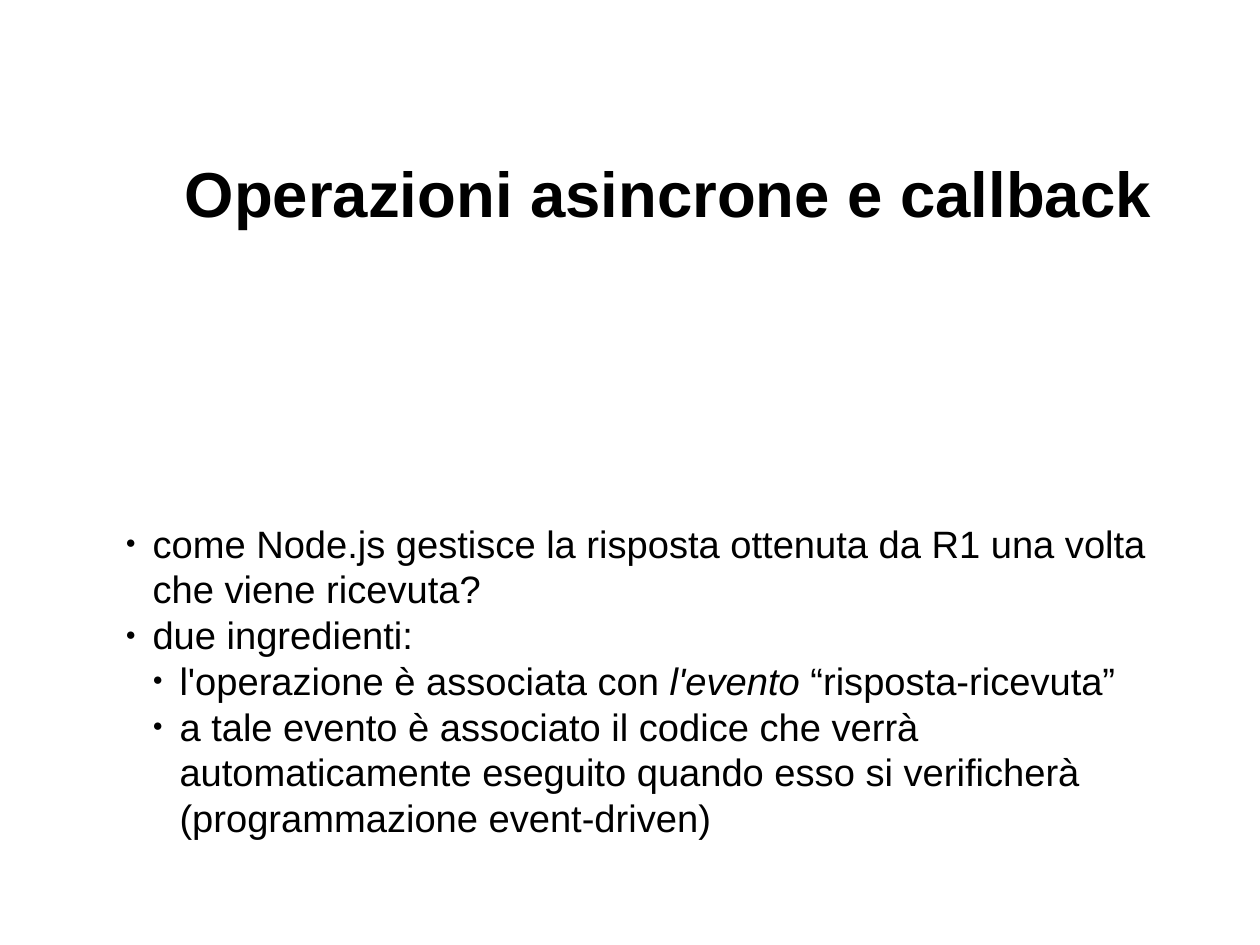
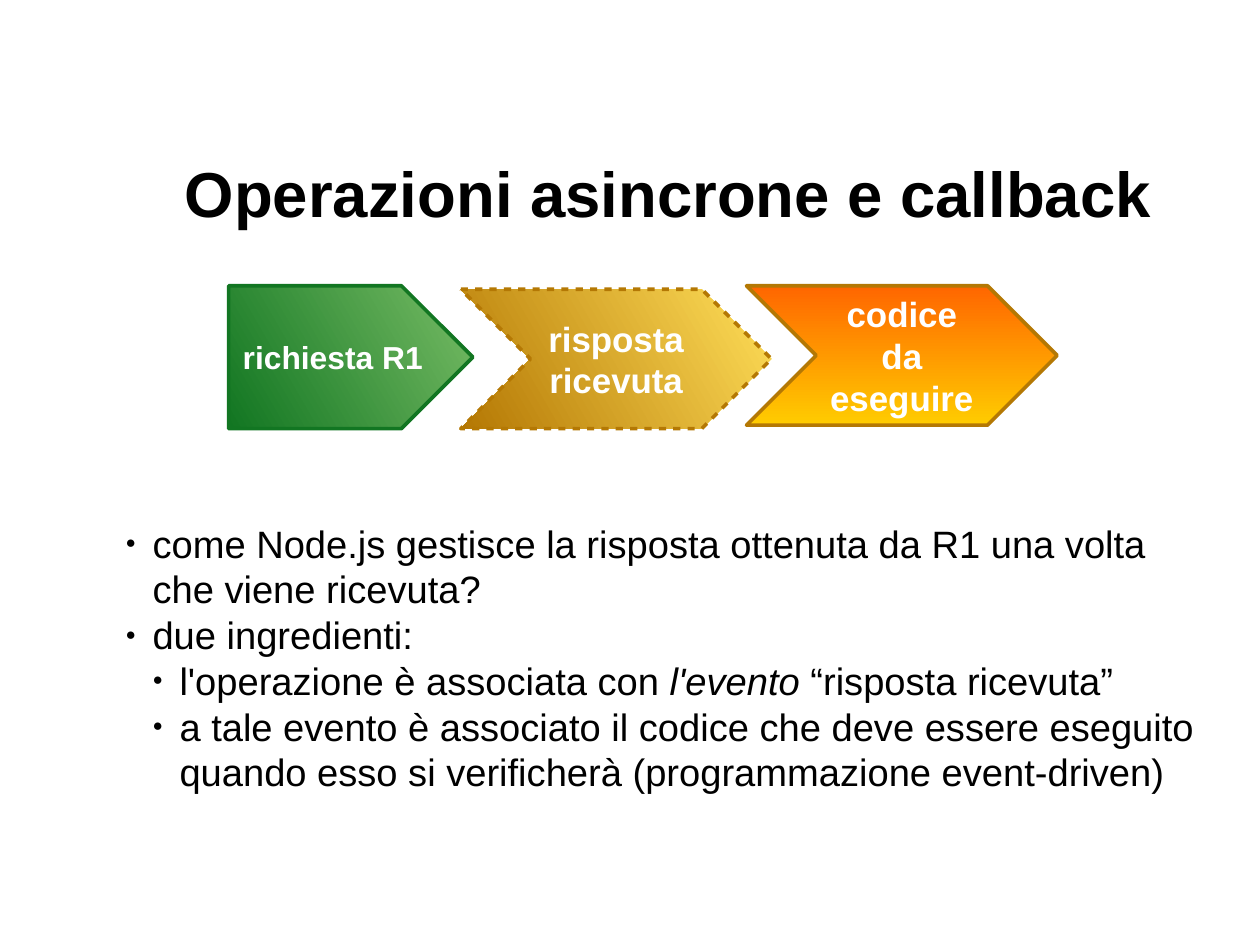
Before and after one commit to davideancona/minicorsiRAISE, a slide deck: slide 8 of iot/NodeJs1.odp. Drawn at 1260x945 pixels with LibreOffice and Linux fonts; fonts in the diff are those of the drawing. Boxes give left, top, right and bottom in pixels: in the first picture for what was removed or moved away, otherwise in the second. Text is boxed around its words. In the diff, an @@ line names an element or a change of style, - is before the commit and + after.

```diff
--- a/iot/NodeJs1.odp
+++ b/iot/NodeJs1.odp
@@ pentagon arrow added at <box>229,286,473,429</box>, fill gradient #77BC65 to #127622, outline #127622 2.3 pt, 20 pt, text #FFFFFF, bold @@
+richiesta R1
@@ chevron added at <box>461,289,772,429</box>, fill gradient #FFDE59 to #B47804, outline #B47804 2.3 pt, 22 pt, text #FFFFFF, bold @@
+risposta
+ricevuta
@@ chevron added at <box>747,286,1058,425</box>, fill gradient #FFCC00 to #FF6600, outline #B47804 2.3 pt, 22 pt, text #FFFFFF, bold @@
+codice
+da eseguire
@@ text at <box>180,667,1194,794</box>: text changed @@
-  ● l'operazione è associata con l'evento “risposta-ricevuta”
-  ● a tale evento è associato il codice che verrà automaticamente eseguito quando esso si verificherà (programmazione event-driven)
+  ● l'operazione è associata con l'evento “risposta ricevuta”
+  ● a tale evento è associato il codice che deve essere eseguito quando esso si verificherà (programmazione event-driven)
```
Also in this commit, not shown: 5 other slides changed, 1 slide added.
